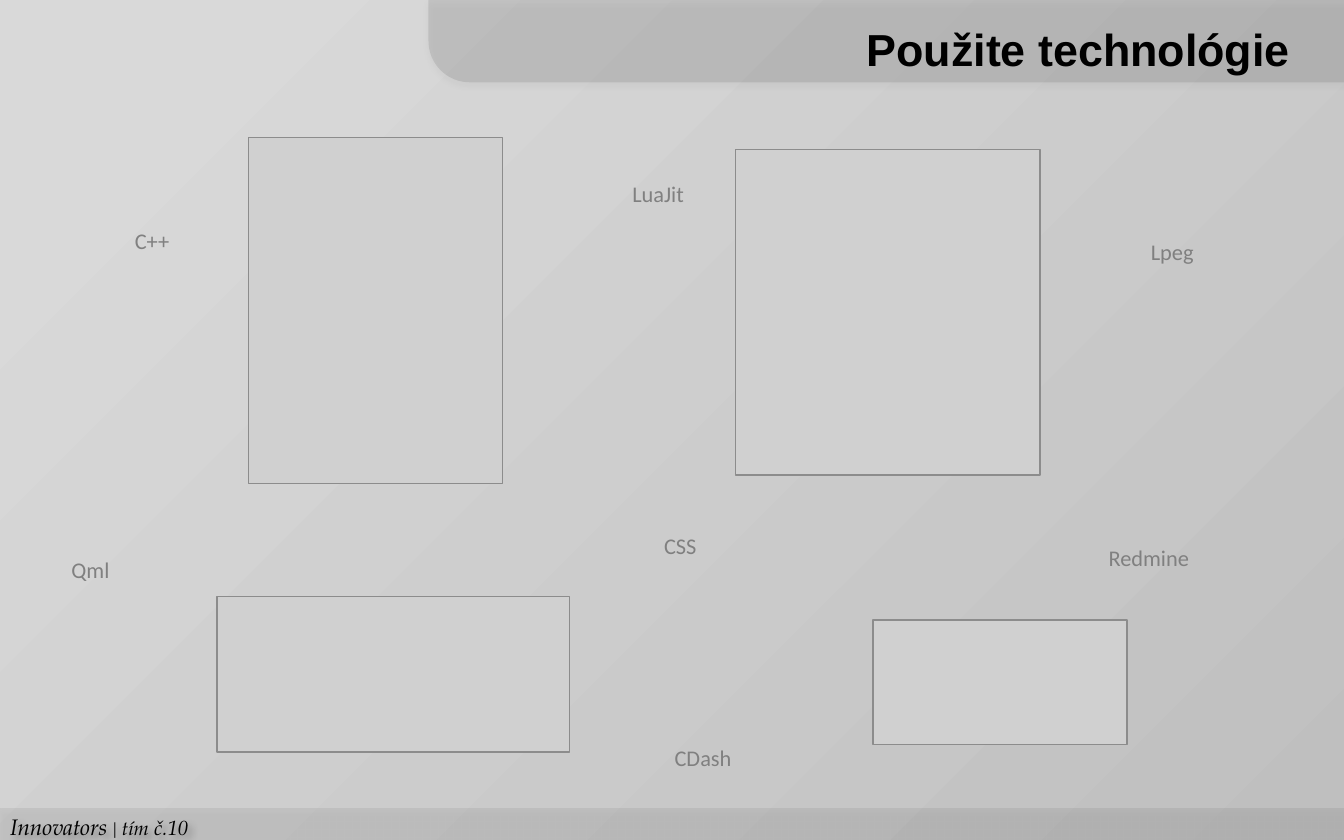
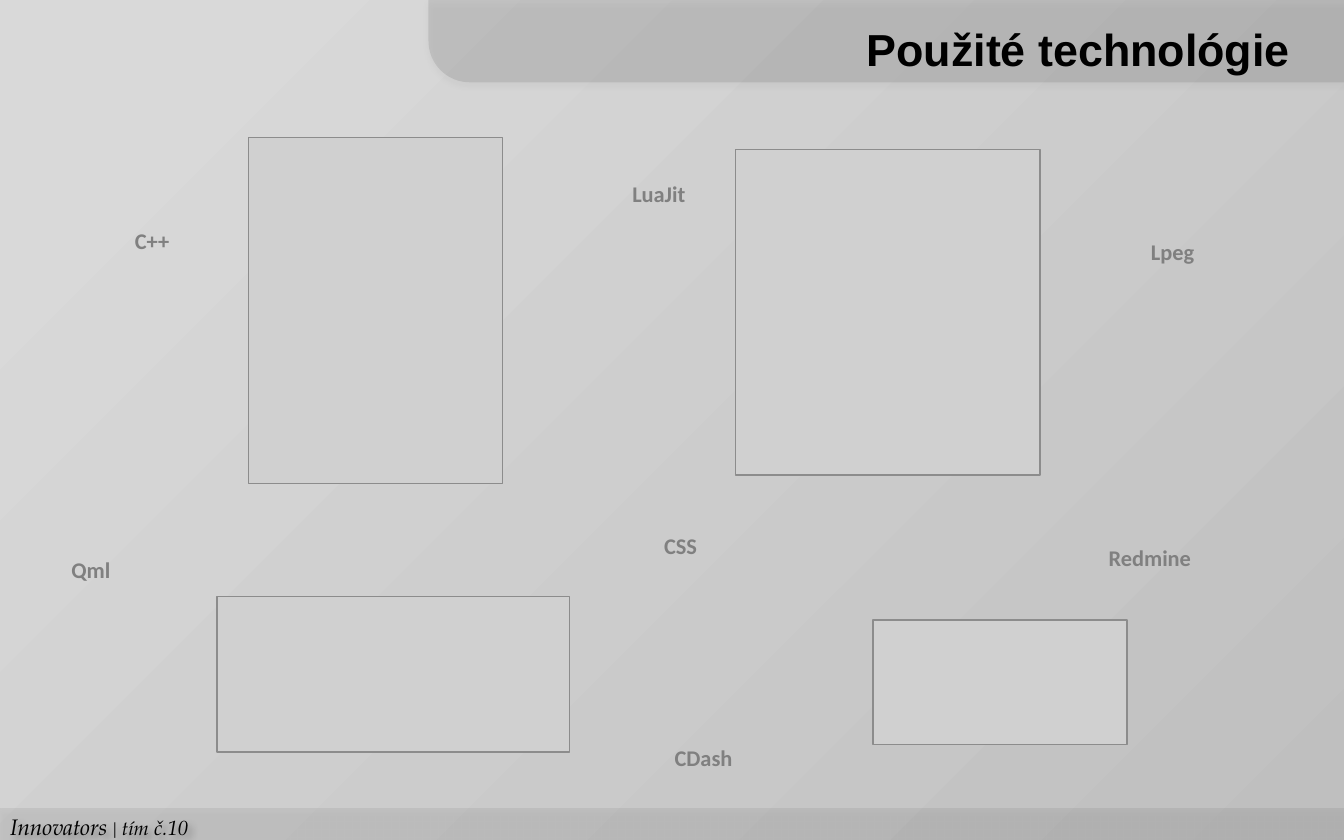
Before and after one commit to Innovators-Team10/Documentation, a slide deck: slide 4 of Dokumentacie/Ostatne/Prezentacie/LS/TrollEdit.pptx. Drawn at 1344x840 pixels with LibreOffice and Linux fonts; fonts in the diff are those of the drawing; grey boxes stand for pictures. Boxes give left, top, right and bottom in pixels: in the first picture for what was removed or moved away, otherwise in the second. Text is boxed around its words. In the diff, an @@ line names an element or a change of style, - is before the commit and + after.

```diff
--- a/Dokumentacie/Ostatne/Prezentacie/LS/TrollEdit.pptx
+++ b/Dokumentacie/Ostatne/Prezentacie/LS/TrollEdit.pptx
@@ text at (867,32,1289,75): text changed @@
-Použite technológie
+Použité technológie
@@ bold on in 4 elements at (135,234,169,249), (1109,550,1191,566), (632,186,685,202), (675,750,733,766) @@
```
Also in this commit, not shown: 1 other slide changed.
